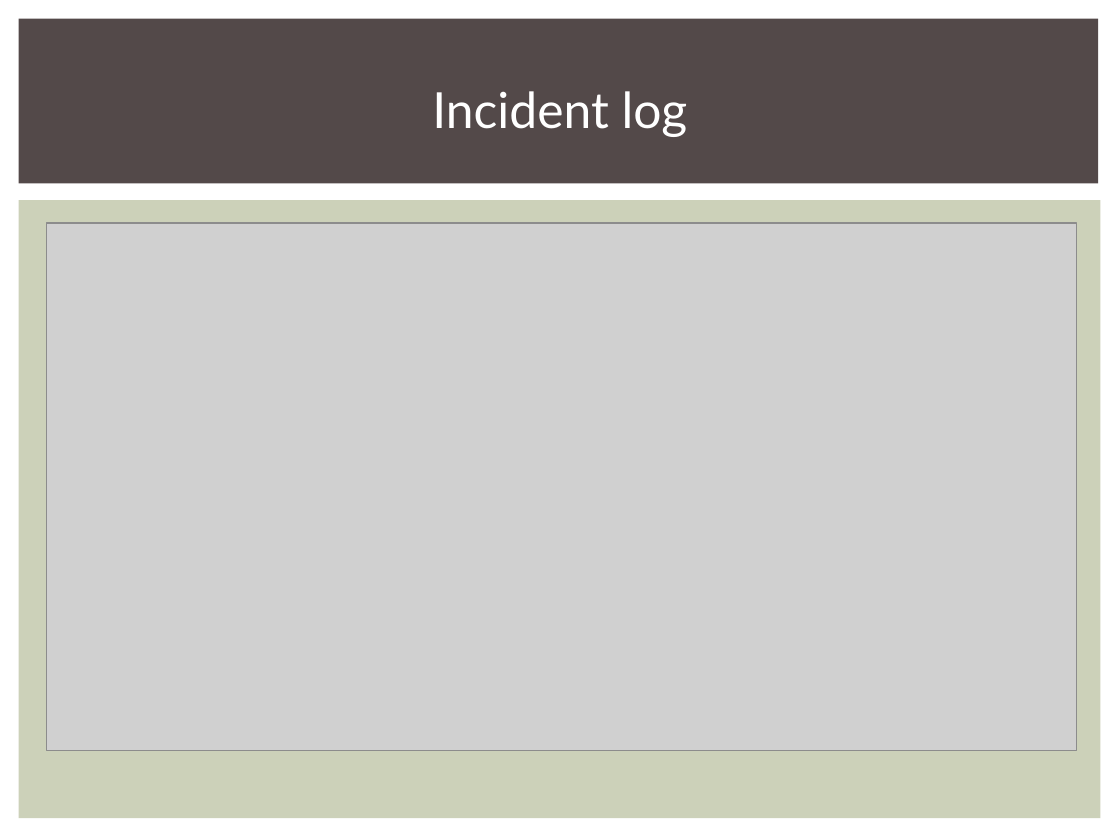
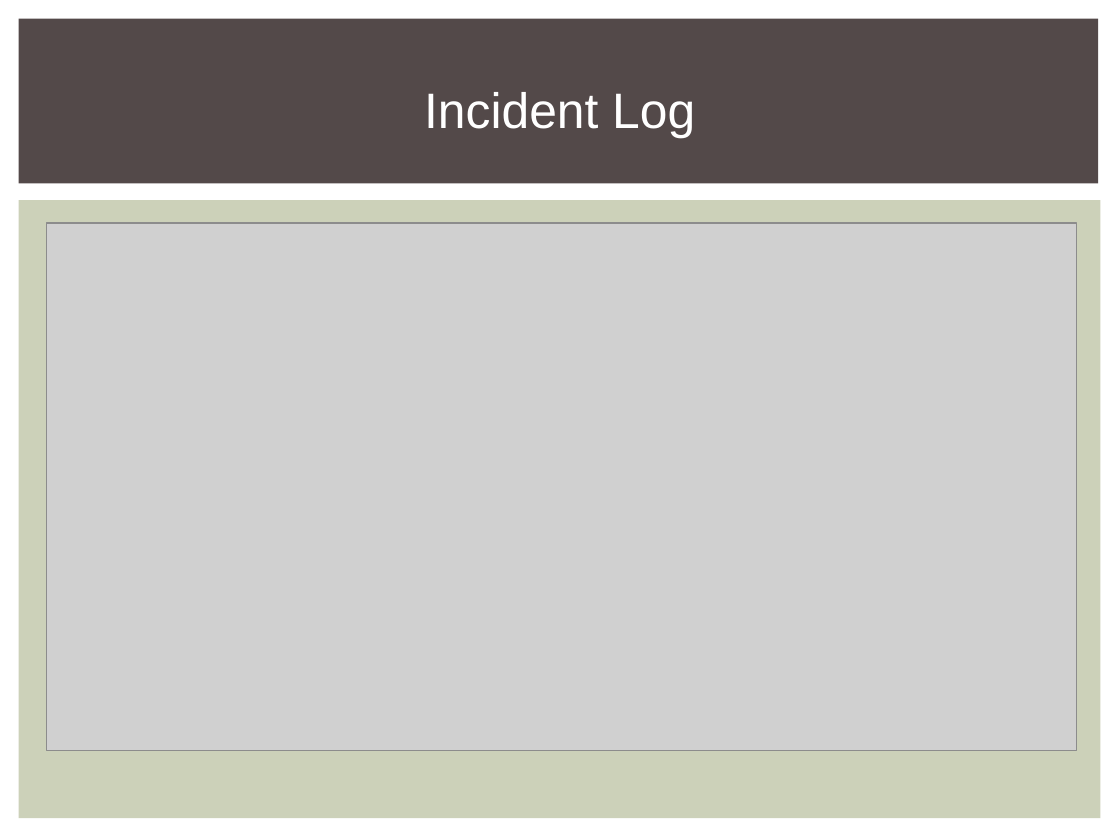
Before and after one commit to SEACodeCarrots/ReportIt, a slide deck: slide 5 of presentation.ppt. Drawn at 1120x840 pixels with LibreOffice and Linux fonts; fonts in the diff are those of the drawing; grey boxes stand for pictures. Boxes give left, top, right and bottom in pixels: in the first picture for what was removed or moved away, otherwise in the second. Text is boxed around its words. In the diff, an @@ line names an element or a change of style, - is before the commit and + after.

Commit message:
Updated presentation files and added pdf version

```diff
--- a/presentation.ppt
+++ b/presentation.ppt
@@ text at (424,92,695,138): text changed; font Lato to Arial @@
-Incident log
+Incident Log
```
Also in this commit, not shown: 8 other slides changed, 1 other file.
